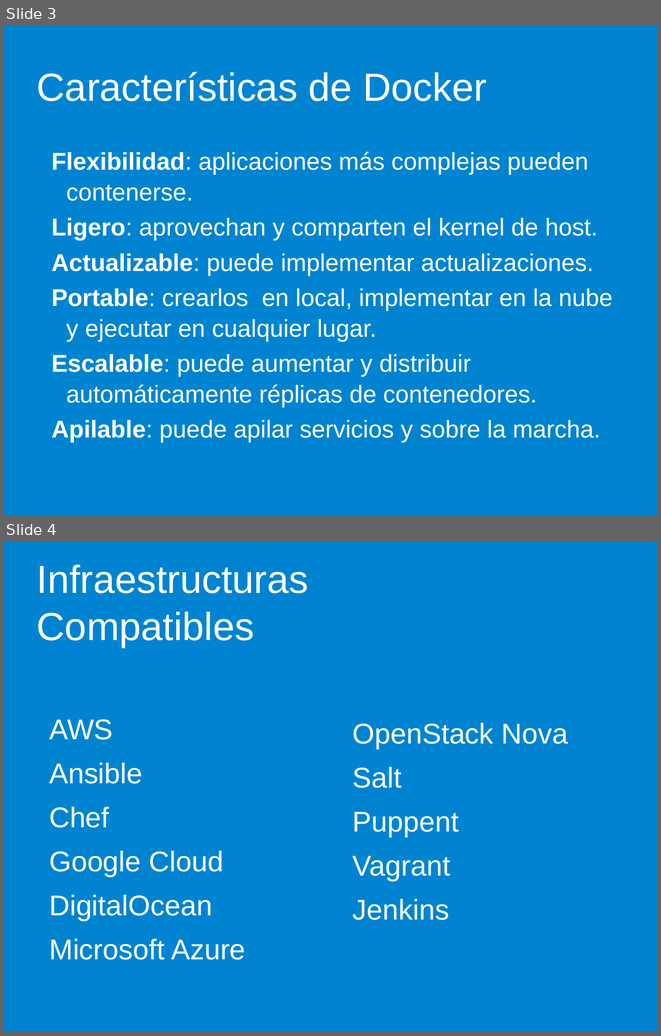
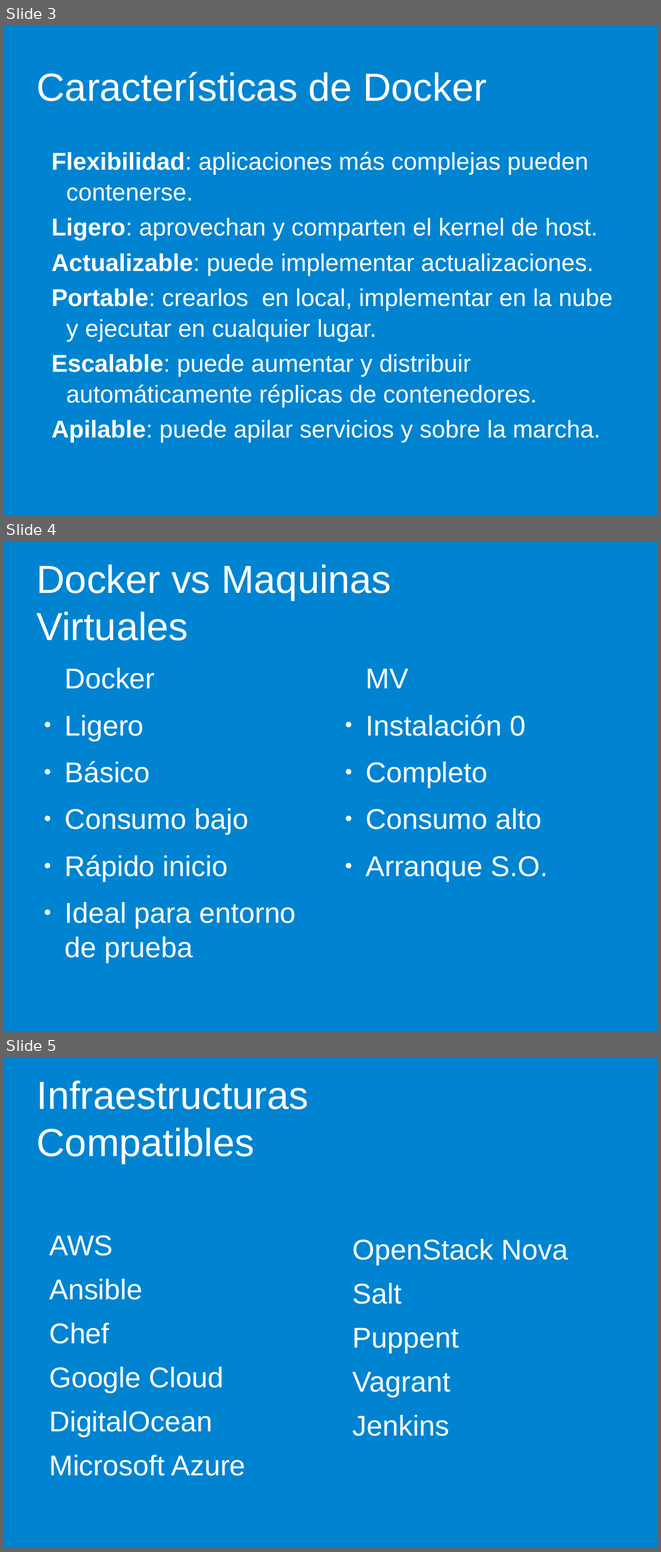
Before and after one commit to danibascon/HOSTCKER, a slide deck: Memoria/Presentacion HOSTCKER.odp. Shown one above the other, each under a label of ours: slides 3 and 4 before the commit, slides 3, 4 and 5 after it. The pictures are 661x1036 and 661x1552 pixels, drawn with LibreOffice and Linux fonts; fonts in the diff are those of the drawing; background and template pictures are left out. Boxes give left, top, right and bottom in pixels: in the first picture for what was removed or moved away, otherwise in the second. Text is boxed around its words. In the diff, an @@ line names an element or a change of style, - is before the commit and + after.

```diff
--- a/Memoria/Presentacion HOSTCKER.odp
+++ b/Memoria/Presentacion HOSTCKER.odp
@@ slide 4 added at [4,542,657,1032], background #0084D1 @@
@@ title added at [37,564,391,641], 47.6 pt, text #FFFFFF @@
+Docker vs Maquinas Virtuales
@@ text added at [64,668,296,958], 34.7 pt, text #FFFFFF @@
+Docker
+● Ligero
+● Básico
+● Consumo bajo
+● Rápido inicio
+● Ideal para entorno de prueba
@@ text added at [366,669,548,881], 34.7 pt, text #FFFFFF @@
+MV
+● Instalación 0
+● Completo
+● Consumo alto
+● Arranque S.O.
@@ what was slide 4 is now slide 5 @@
```
Also in this commit, not shown: 1 slide changed, 2 other slides added, 1 slide removed, 1 other file.
